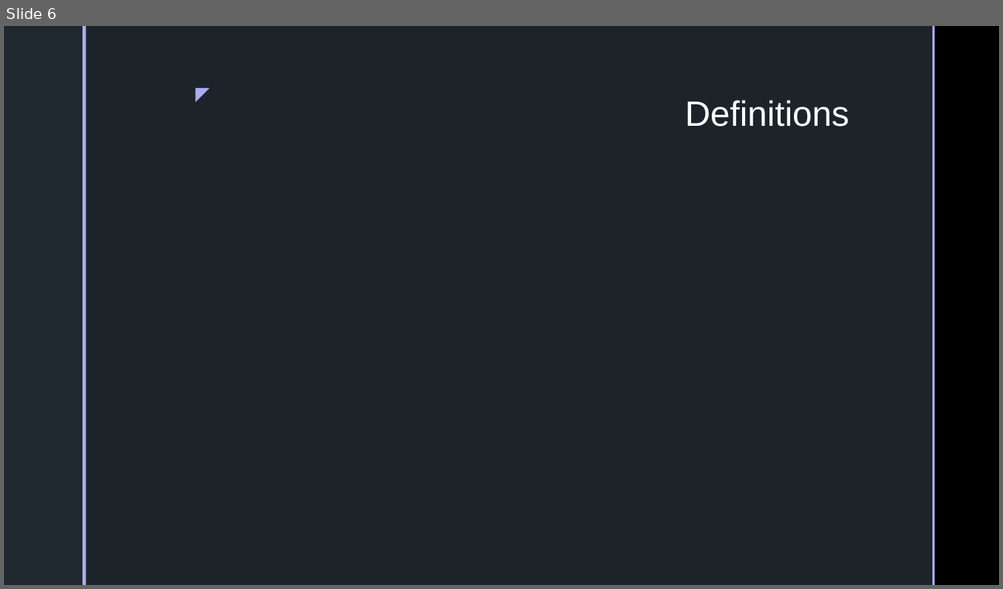
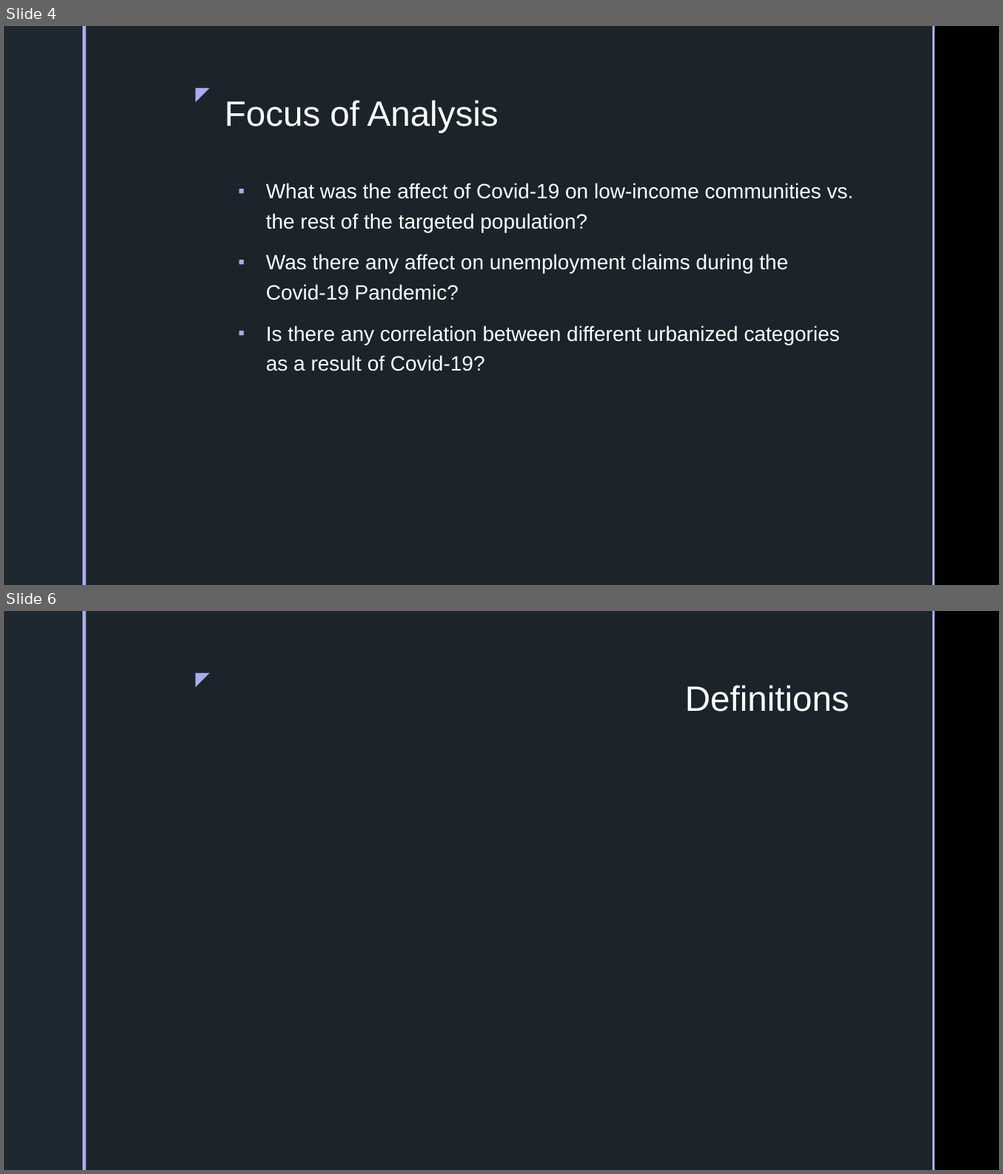
Before and after one commit to inkosi-codes/Covid-19-and-Low-Income-Communities, a slide deck: docs/Presentation/Power-Point.pptx. Shown one above the other, each under a label of ours: slide 6 before the commit, slides 4 and 6 after it; the slides between them are not shown. The pictures are 1003x589 and 1003x1174 pixels, drawn with LibreOffice and Linux fonts; fonts in the diff are those of the drawing; background and template pictures are left out. Boxes give left, top, right and bottom in pixels: in the first picture for what was removed or moved away, otherwise in the second. Text is boxed around its words. In the diff, an @@ line names an element or a change of style, - is before the commit and + after.

```diff
--- a/docs/Presentation/Power-Point.pptx
+++ b/docs/Presentation/Power-Point.pptx
@@ slide 4 added at box(4, 26, 999, 585), background picture (left out); not listed: 5 template elements that a slide beside it also shows @@
@@ title added at box(225, 100, 498, 133), 34 pt, text #FFFFFF @@
+Focus of Analysis
@@ text added at box(266, 183, 854, 372), 20 pt, text #FFFFFF @@
+▪ What was the affect of Covid-19 on low-income communities vs. the rest of the targeted population?
+▪ Was there any affect on unemployment claims during the Covid-19 Pandemic?
+▪ Is there any correlation between different urbanized categories as a result of Covid-19?
```
Also in this commit, not shown: 3 slides changed, 2 other slides added, 3 slides removed, 3 other files.
